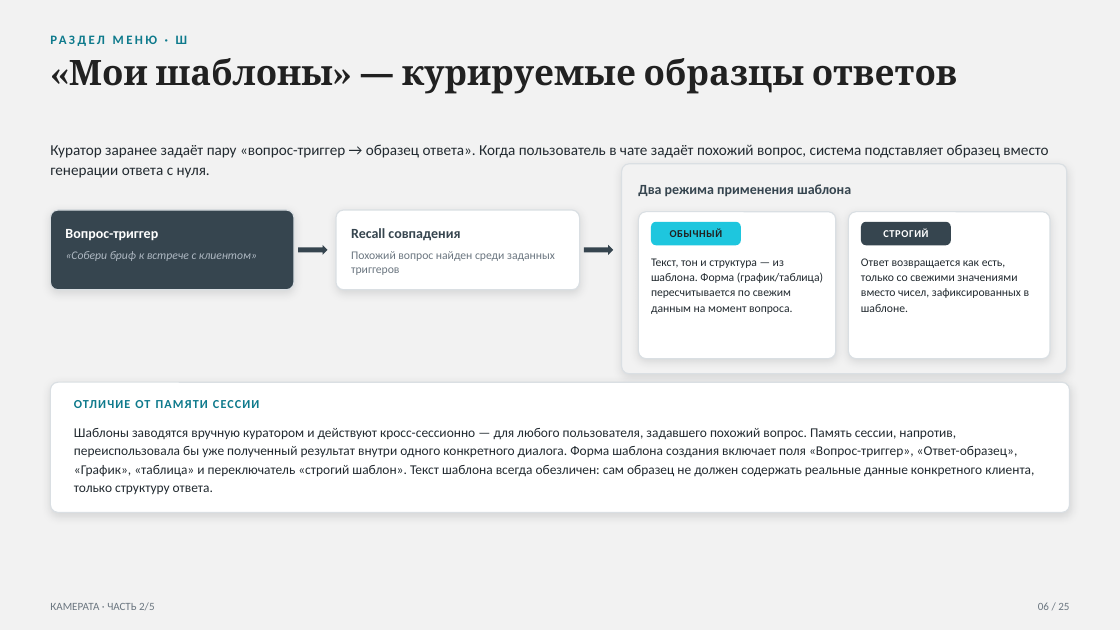
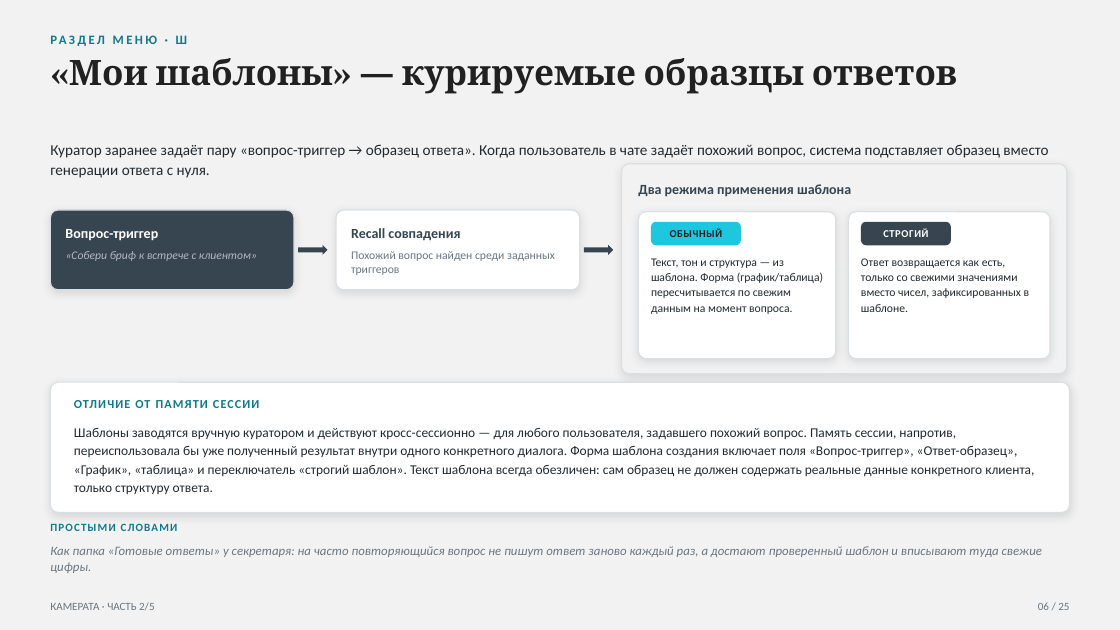
Before and after one commit to vladilslavandrosov-prog/job-RAG, a slide deck: slide 6 of docs/presentations/02-platforma-arhitektura.pptx. Drawn at 1120x630 pixels with LibreOffice and Linux fonts; fonts in the diff are those of the drawing. Boxes give left, top, right and bottom in pixels: in the first picture for what was removed or moved away, otherwise in the second. Text is boxed around its words. In the diff, an @@ line names an element or a change of style, - is before the commit and + after.

```diff
--- a/docs/presentations/02-platforma-arhitektura.pptx
+++ b/docs/presentations/02-platforma-arhitektura.pptx
@@ text added at <box>50,521,1070,538</box>, 9.5 pt, text #0E7A8C, bold @@
+ПРОСТЫМИ СЛОВАМИ
@@ text added at <box>50,546,1042,573</box>, 11 pt, text #6B7680, italic @@
+Как папка «Готовые ответы» у секретаря: на часто повторяющийся вопрос не пишут ответ заново каждый раз, а достают проверенный шаблон и вписывают туда свежие цифры.
```
Also in this commit, not shown: 10 other slides changed.
